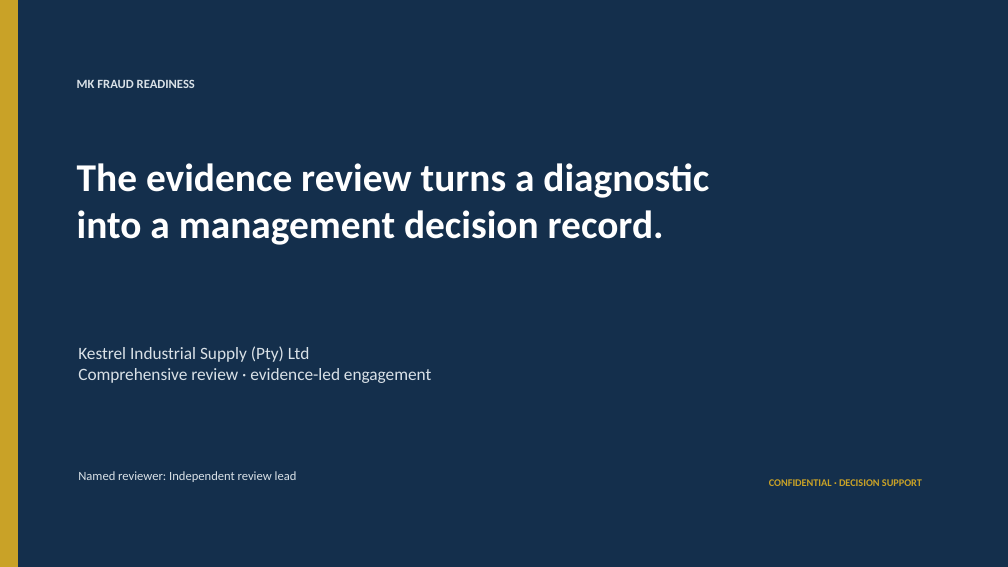
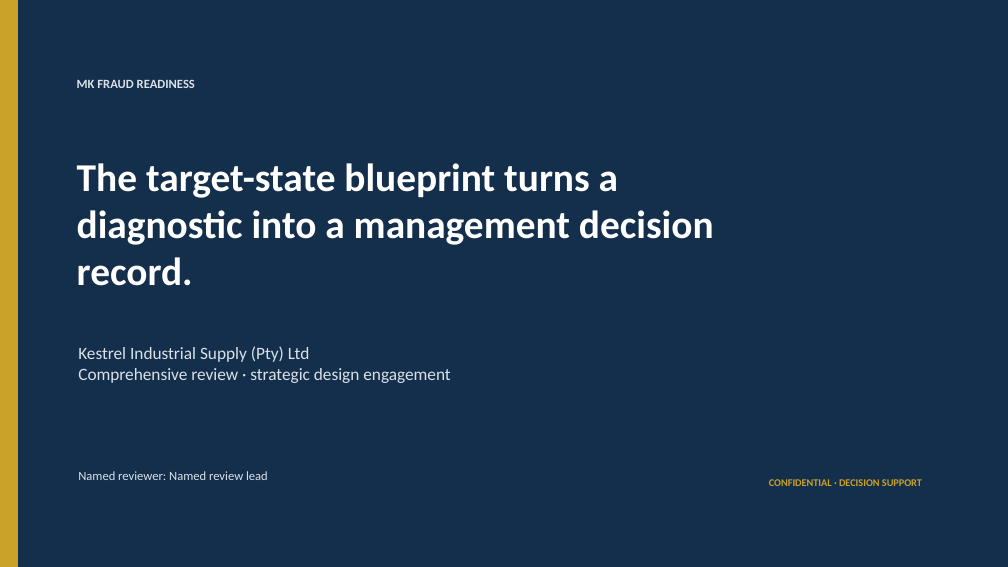
Before and after one commit to Tondani1995/mk-fraud-readiness-score, a slide deck: slide 1 of outputs/commercial-quality/comprehensive-executive-presentation.pptx. Drawn at 1008x567 pixels with LibreOffice and Linux fonts; fonts in the diff are those of the drawing. Boxes give left, top, right and bottom in pixels: in the first picture for what was removed or moved away, otherwise in the second. Text is boxed around its words. In the diff, an @@ line names an element or a change of style, - is before the commit and + after.

```diff
--- a/outputs/commercial-quality/comprehensive-executive-presentation.pptx
+++ b/outputs/commercial-quality/comprehensive-executive-presentation.pptx
@@ text at (77,163,714,286): text changed @@
-The evidence review turns a diagnostic into a management decision record.
+The target-state blueprint turns a diagnostic into a management decision record.
@@ text at (78,368,450,383): text changed @@
-Comprehensive review · evidence-led engagement
+Comprehensive review · strategic design engagement
@@ text at (78,471,268,480): text changed @@
-Named reviewer: Independent review lead
+Named reviewer: Named review lead
```
Also in this commit, not shown: 8 other slides changed, 59 other files.
